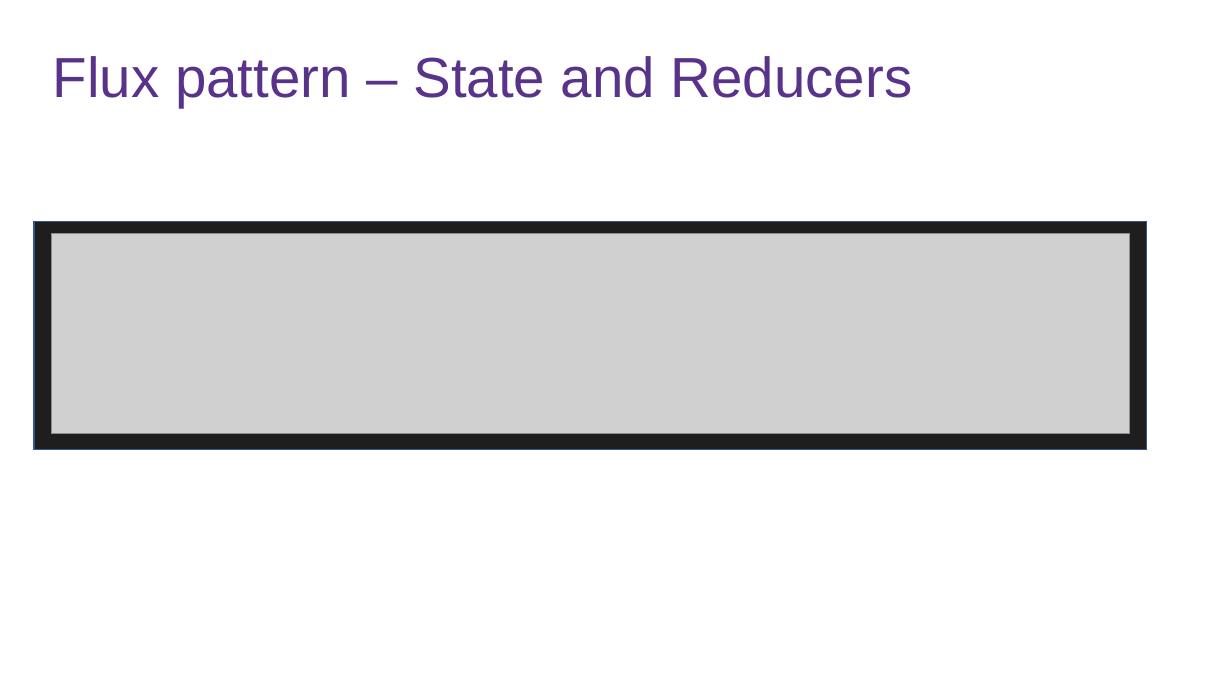
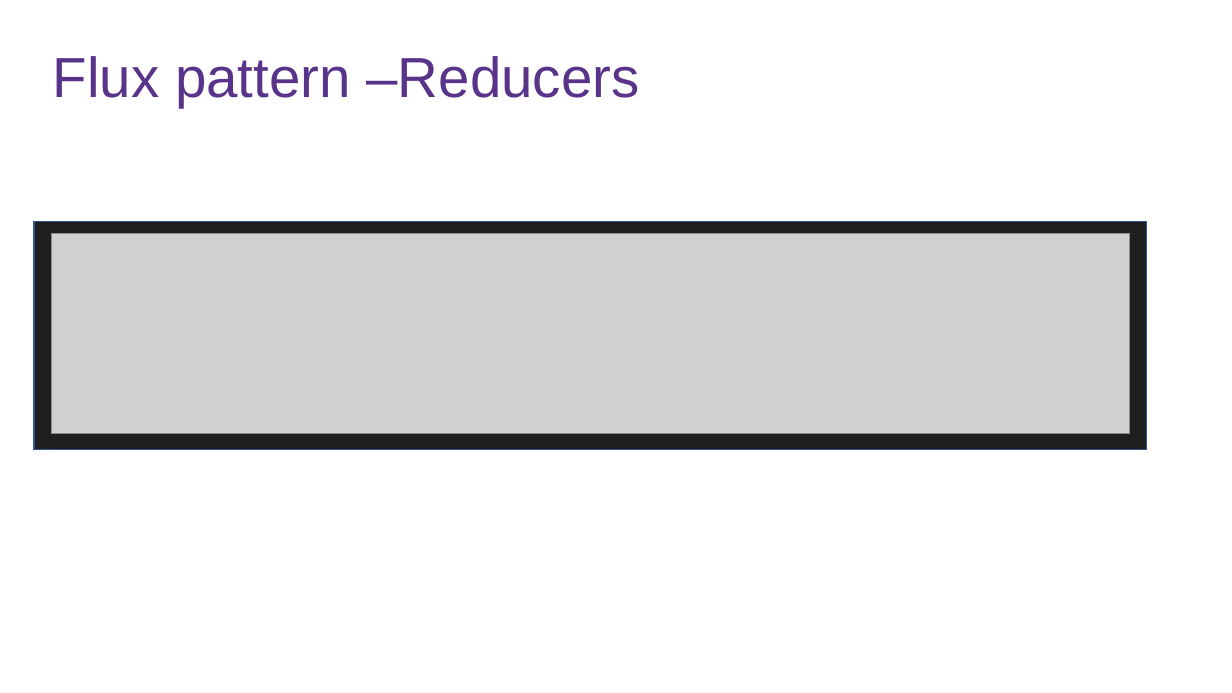
Before and after one commit to fabio-sp/BlazorConf.StateManagement.Demo, a slide deck: slide 29 of Deck_Blazor_State_Management.pptx. Drawn at 1232x693 pixels with LibreOffice and Linux fonts; fonts in the diff are those of the drawing; grey boxes stand for pictures; background and template pictures are left out. Boxes give left, top, right and bottom in pixels: in the first picture for what was removed or moved away, otherwise in the second. Text is boxed around its words. In the diff, an @@ line names an element or a change of style, - is before the commit and + after.

```diff
--- a/Deck_Blazor_State_Management.pptx
+++ b/Deck_Blazor_State_Management.pptx
@@ title at <box>53,56,639,107</box>: text changed @@
-Flux pattern – State and Reducers
+Flux pattern –Reducers
```
Also in this commit, not shown: 8 other slides changed, 1 slide added, 1 slide removed.
